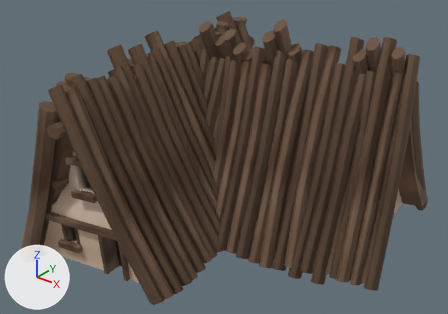
A saved change to the FBX model Assets/Art/Models/environments/objects/house_1.fbx.
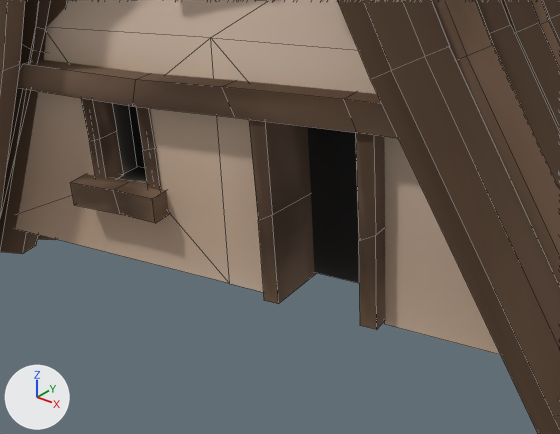
Old and new are each drawn whole from a 50 mm camera at (8.52, -14.05, 9.74) aimed at (-1.33, -1.73, 2.1) and again close up from a 50 mm camera at (0.3, -8.7, 2.39) aimed at (-2.26, -5.5, 0.4). The axes (+X, +Y, +Z) are drawn at lower left. The lights are the same throughout. The close-ups show mesh edges as thin lines. Where no turn or scale is listed for an object, it has been applied to the vertices.

The first close-up shows 'house_1'.
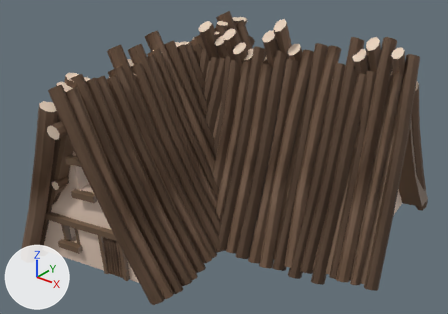
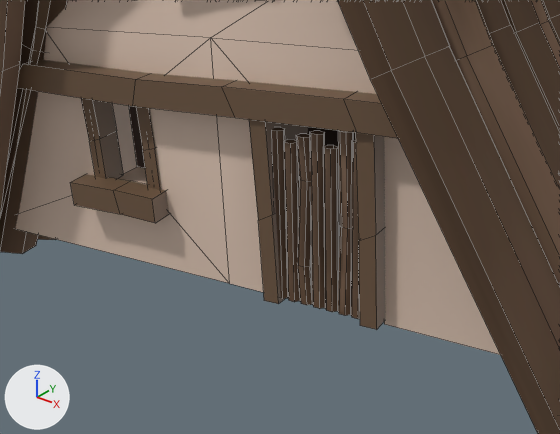
Location of each change, (x1, y1, x2, y2) in pixels of the close-ups (560 x 434 px):
part 1 of me_cube_024, added (brown): after (271, 127, 360, 319)
part 2 of me_cube_024, recoloured: (59, 66, 398, 329) in both
part 3 of me_cube_024, recoloured (brown to beige): (15, 71, 500, 355) in both
part 4 of me_cube_024, recoloured: before (129, 106, 359, 283); after (129, 106, 355, 241)

Patch to the scene script:
```diff
--- a/Assets/Art/Models/environments/objects/house_1.fbx.py
+++ b/Assets/Art/Models/environments/objects/house_1.fbx.py
@@ mat_material_010 @@
+mat_material_010 = principled_material('Material.010')
+mat_material_010.base_color = (0.757, 0.583, 0.473)  # beige #e2c9b7
@@ mat_material_009 @@
+mat_material_009 = principled_material('Material.009')
+mat_material_009.base_color = (0.162, 0.0976, 0.0561)  # brown #705843
@@ mat_material_011 @@
+mat_material_011 = principled_material('Material.011')
+mat_material_011.base_color = (0.0455, 0.0303, 0.0261)  # brown #3c312d
@@ me_cube_024 @@
 # used by ob_house_1; location = (0.0, 0.0, 0.0)
-me_cube_024.from_pydata(...)  # 3023 vertices, 2706 faces; spans x -6.29..3.76, y -6.21..3.26, z -0.97..5.83
+me_cube_024.from_pydata(...)  # 3136 vertices, 2790 faces; spans x -6.29..3.76, y -6.21..3.26, z -0.97..5.83
+# me_cube_024 part 1: a new loose piece of 113 vertices spanning x -2.4..-1.75, y -5.44..-5.29, z -0.2..0.97, in mat_material_006 (picture img_house_2_textures_png)
+# me_cube_024 part 2: 164 faces spanning x -6.01..3.64, y -5.78..2.9, z -0.43..4.92 switch from mat_material_006 (picture img_house_2_textures_png) to mat_material_009 (brown #705843)
+# me_cube_024 part 3: 38 faces spanning x -5.8..2.95, y -5.72..2.38, z -0.43..4.11 switch from mat_material_006 (picture img_house_2_textures_png) to mat_material_010 (beige #e2c9b7)
+# me_cube_024 part 4: 4 faces spanning x -3.93..-1.7, y -5.18..1.52, z -0.25..2.88 switch from mat_material_006 (picture img_house_2_textures_png) to mat_material_011 (brown #3c312d)
```
